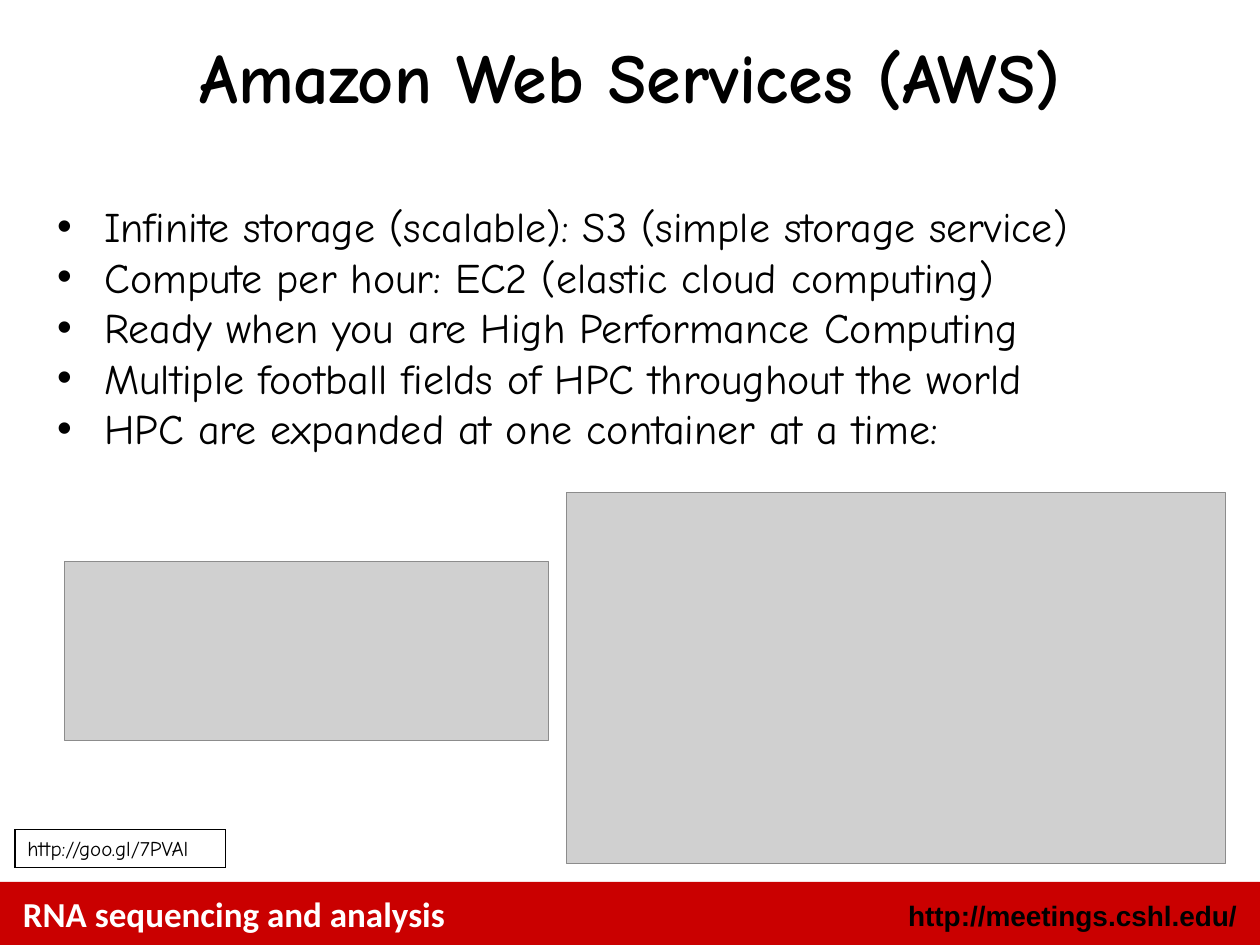
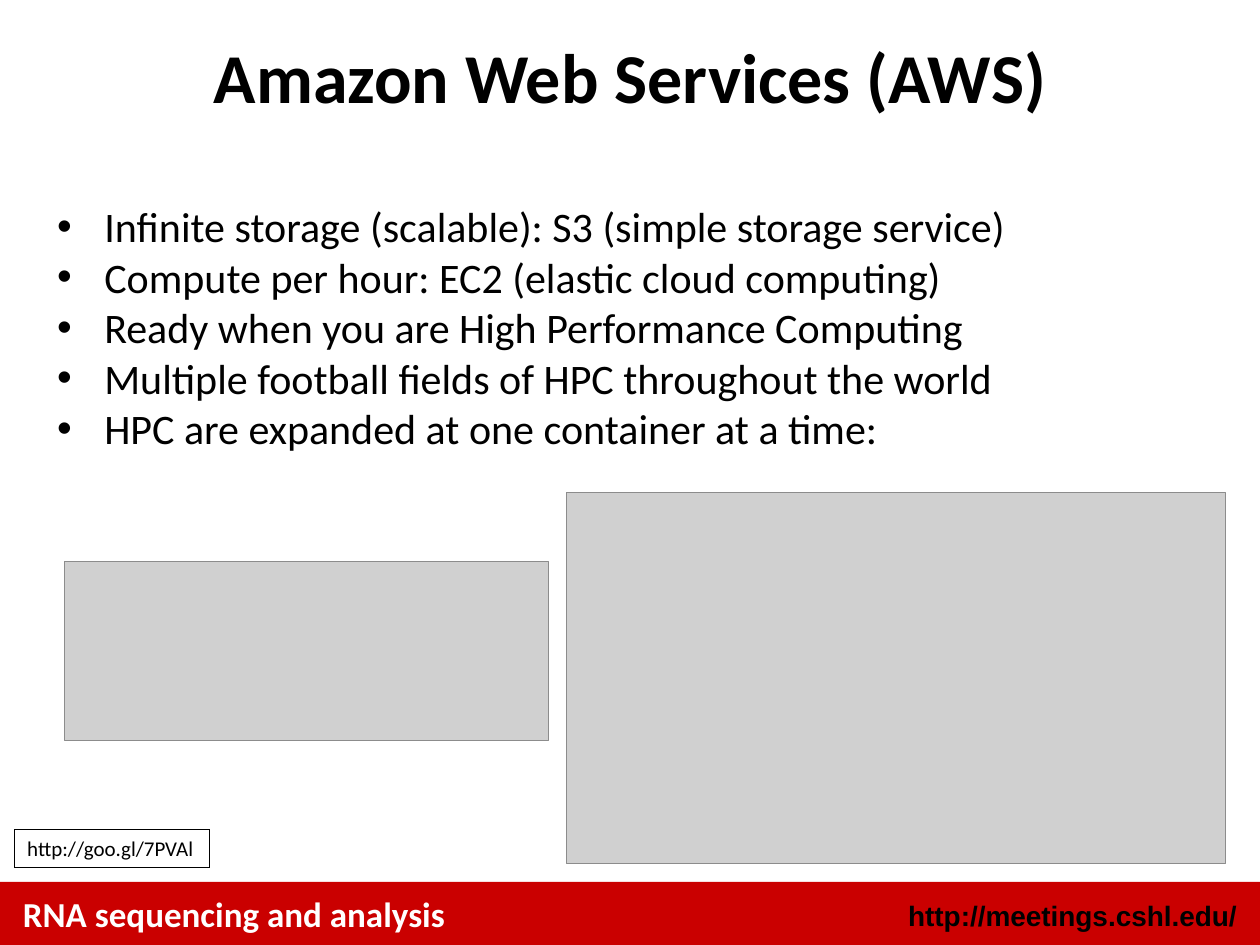
Before and after one commit to griffithlab/rnaseq_tutorial, a slide deck: slide 8 of lectures/cshl/2014/RNASeq_Module0_AmazonPreTutorial.pptx (slide 7 before the commit). Drawn at 1260x945 pixels with LibreOffice and Linux fonts; fonts in the diff are those of the drawing; grey boxes stand for pictures. Boxes give left, top, right and bottom in pixels: in the first picture for what was removed or moved away, otherwise in the second. Text is boxed around its words. In the diff, an @@ line names an element or a change of style, - is before the commit and + after.

Commit message:
update all lectures to list module 0 in overview, remove use of comic sans font in the cloud lecture

```diff
--- a/lectures/cshl/2014/RNASeq_Module0_AmazonPreTutorial.pptx
+++ b/lectures/cshl/2014/RNASeq_Module0_AmazonPreTutorial.pptx
@@ font Comic Neue to Calibri in 3 elements at (214, 51, 1046, 114), (104, 211, 1004, 451), (15, 830, 210, 868) @@
@@ rectangle "http://goo.gl/7PVAl": place and size @@
-rectangle "http://goo.gl/7PVAl" at (15, 830, 226, 868)
+rectangle "http://goo.gl/7PVAl" at (15, 830, 210, 868)
```
Also in this commit, not shown: 22 other slides changed, 1 slide added, 4 other files.
